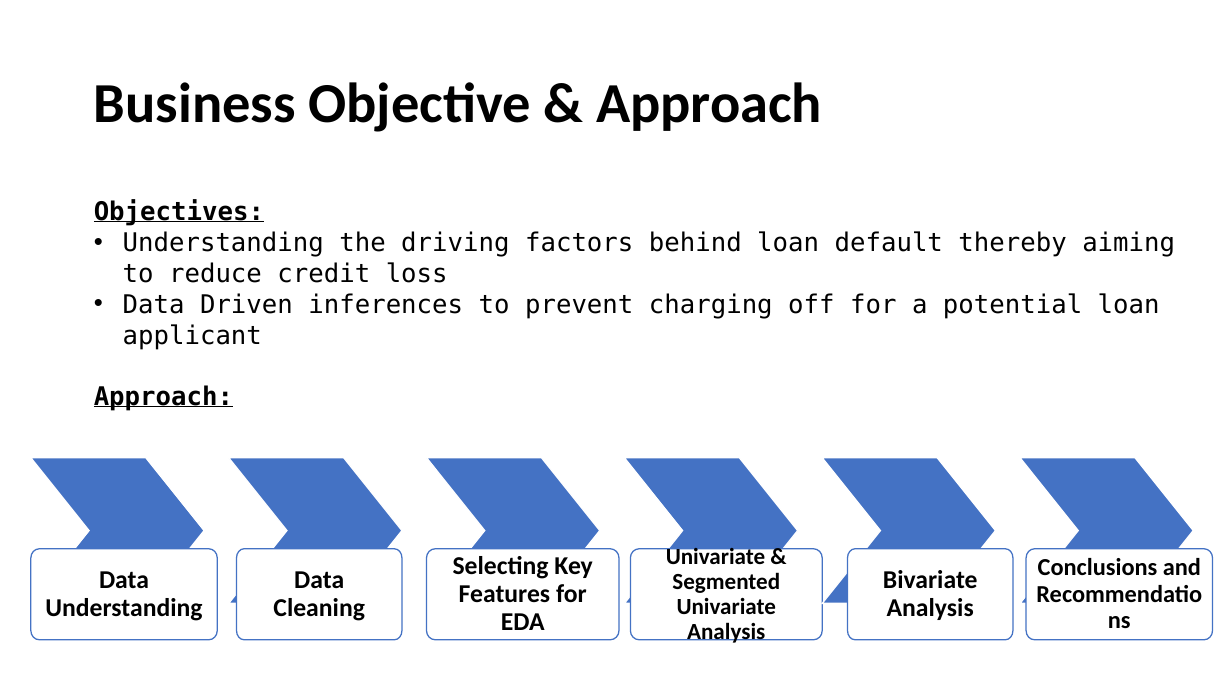
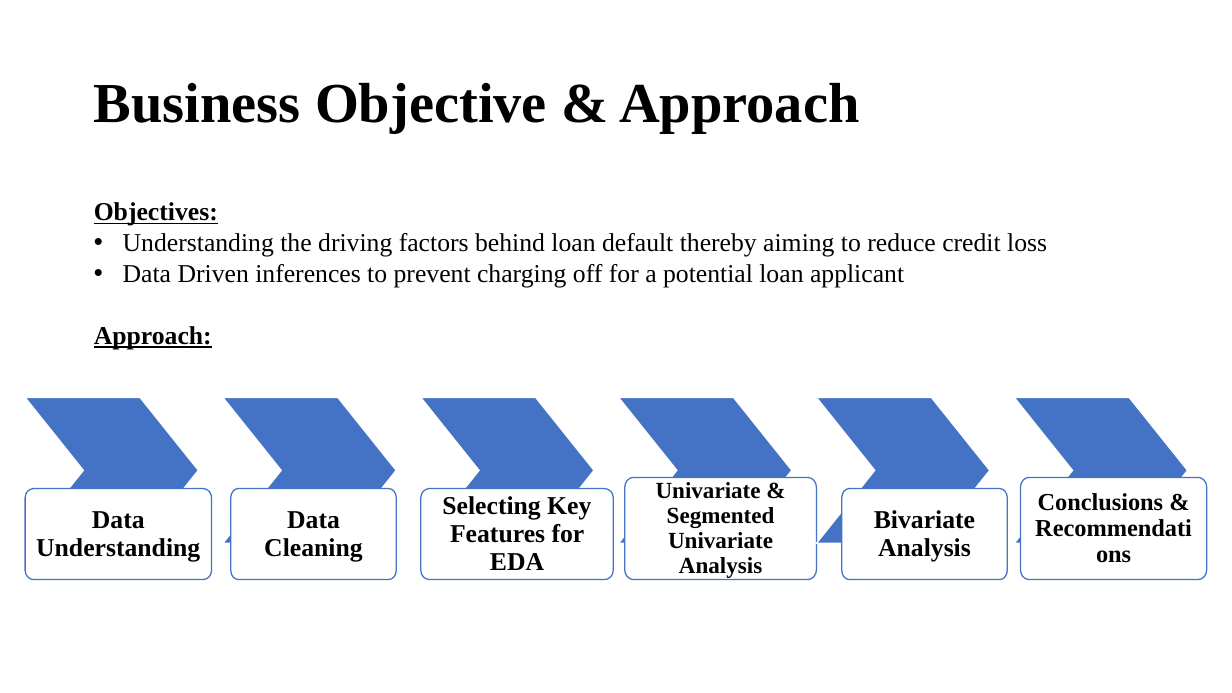
Before and after one commit to karthickchetti/LendingClubCaseStudy, a slide deck: slide 2 of LC_EDA.pptx. Drawn at 1232x693 pixels with LibreOffice and Linux fonts; fonts in the diff are those of the drawing. Boxes give left, top, right and bottom in pixels: in the first picture for what was removed or moved away, otherwise in the second. Text is boxed around its words. In the diff, an @@ line names an element or a change of style, - is before the commit and + after.

```diff
--- a/LC_EDA.pptx
+++ b/LC_EDA.pptx
@@ text "Objectives:" at box(94, 202, 1047, 349): font DejaVu Sans Mono to Times New Roman @@
@@ 6 chevrons, 4 freeform shapes: place and size @@
-6 chevrons, 4 freeform shapes at box(30, 457, 1193, 640)
+6 chevrons, 4 freeform shapes at box(25, 397, 1188, 579)
@@ font Calibri to Times New Roman in 6 elements at box(94, 82, 860, 133), box(25, 489, 212, 579), box(231, 489, 396, 579), box(842, 489, 1007, 579), box(421, 489, 613, 579), box(625, 478, 817, 580) @@
@@ freeform shape "Univariate & Segmented Univariate Analysis": place and size @@
-freeform shape "Univariate & Segmented Univariate Analysis" at box(630, 549, 823, 640)
+freeform shape "Univariate & Segmented Univariate Analysis" at box(625, 478, 817, 580)
@@ freeform shape "Conclusions & Recommendations": place and size @@
-freeform shape "Conclusions & Recommendations" at box(1027, 549, 1214, 640)
+freeform shape "Conclusions & Recommendations" at box(1020, 478, 1207, 580)
@@ text in freeform shape at box(1038, 493, 1164, 511): text changed; font Calibri to Times New Roman @@
-Conclusions and Recommendations
+Conclusions & Recommendations
```
Also in this commit, not shown: 2 other slides changed, 3 slides added, 1 slide removed, 1 other file.
